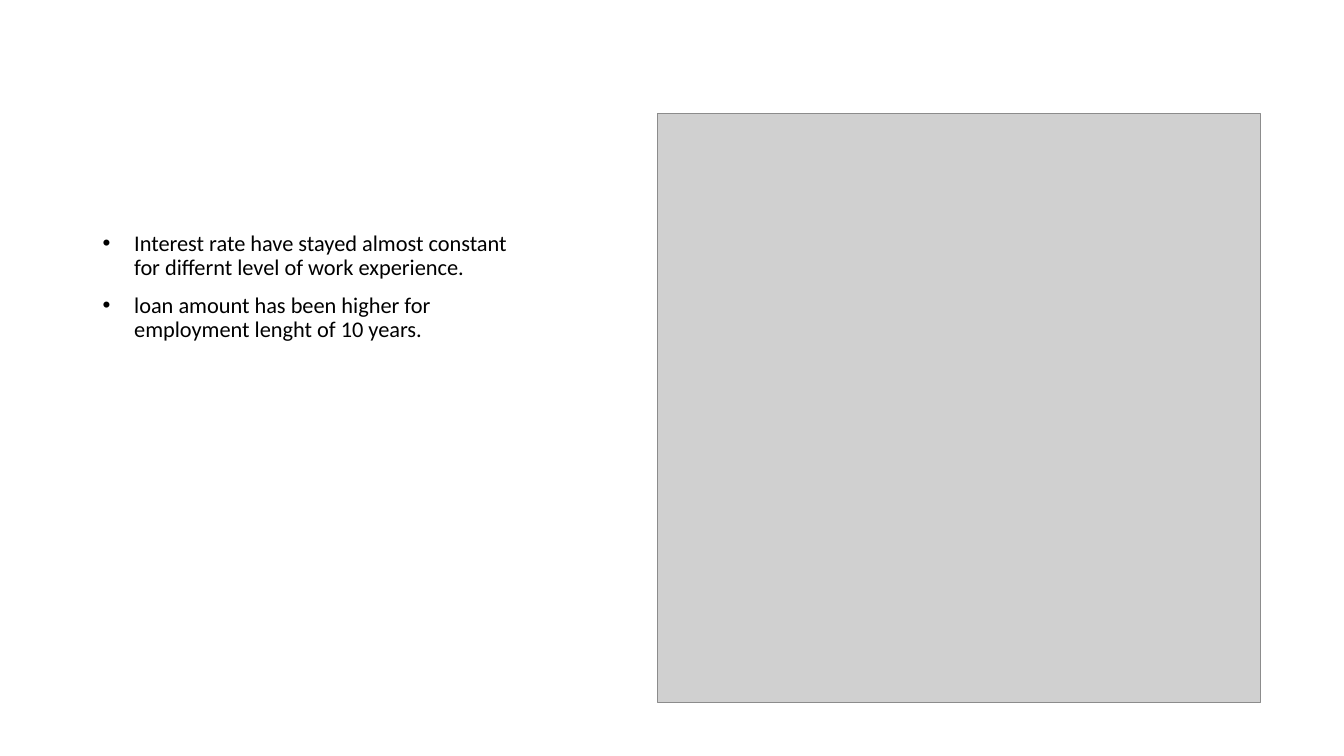
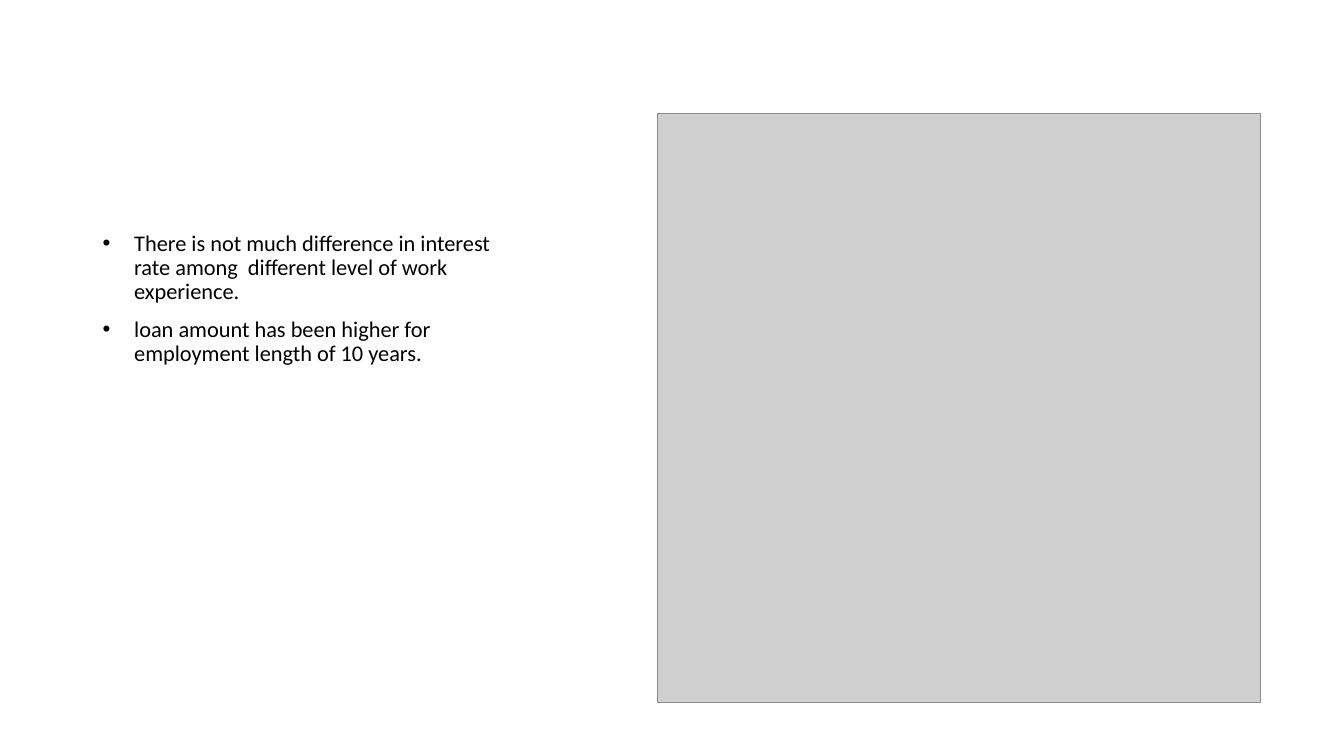
Before and after one commit to CharlieThomasCTG/LendingClubEDA, a slide deck: slide 13 of EDA LENDING CLUB.pptx. Drawn at 1344x756 pixels with LibreOffice and Linux fonts; fonts in the diff are those of the drawing; grey boxes stand for pictures. Boxes give left, top, right and bottom in pixels: in the first picture for what was removed or moved away, otherwise in the second. Text is boxed around its words. In the diff, an @@ line names an element or a change of style, - is before the commit and + after.

```diff
--- a/EDA LENDING CLUB.pptx
+++ b/EDA LENDING CLUB.pptx
@@ text at (134,235,490,365): text changed @@
-• Interest rate have stayed almost constant for differnt level of work experience.
-• loan amount has been higher for employment lenght of 10 years.
+• There is not much difference in interest rate among different level of work experience.
+• loan amount has been higher for employment length of 10 years.
```
Also in this commit, not shown: 5 other slides changed, 6 slides added, 1 slide removed.
